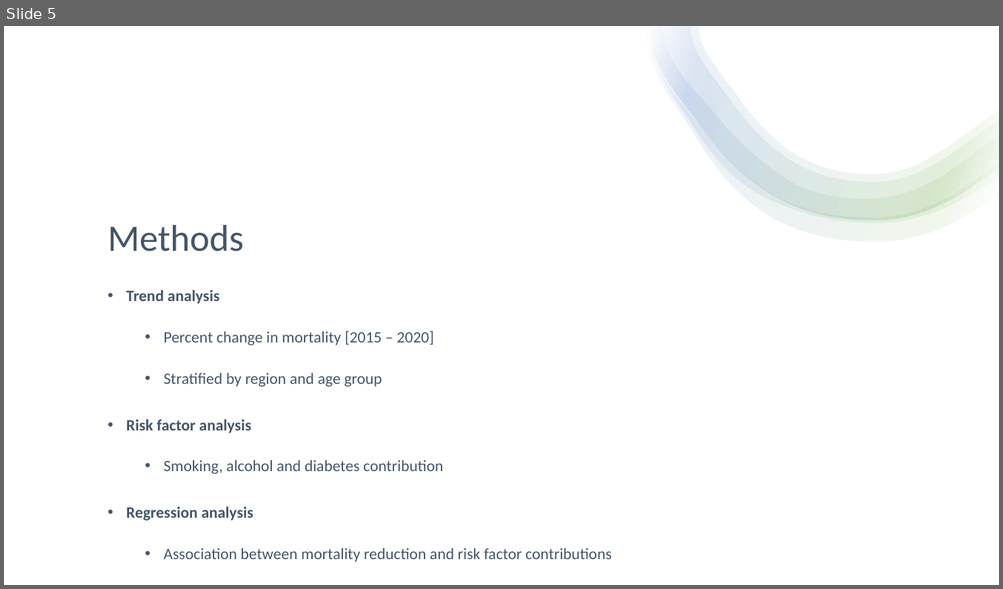
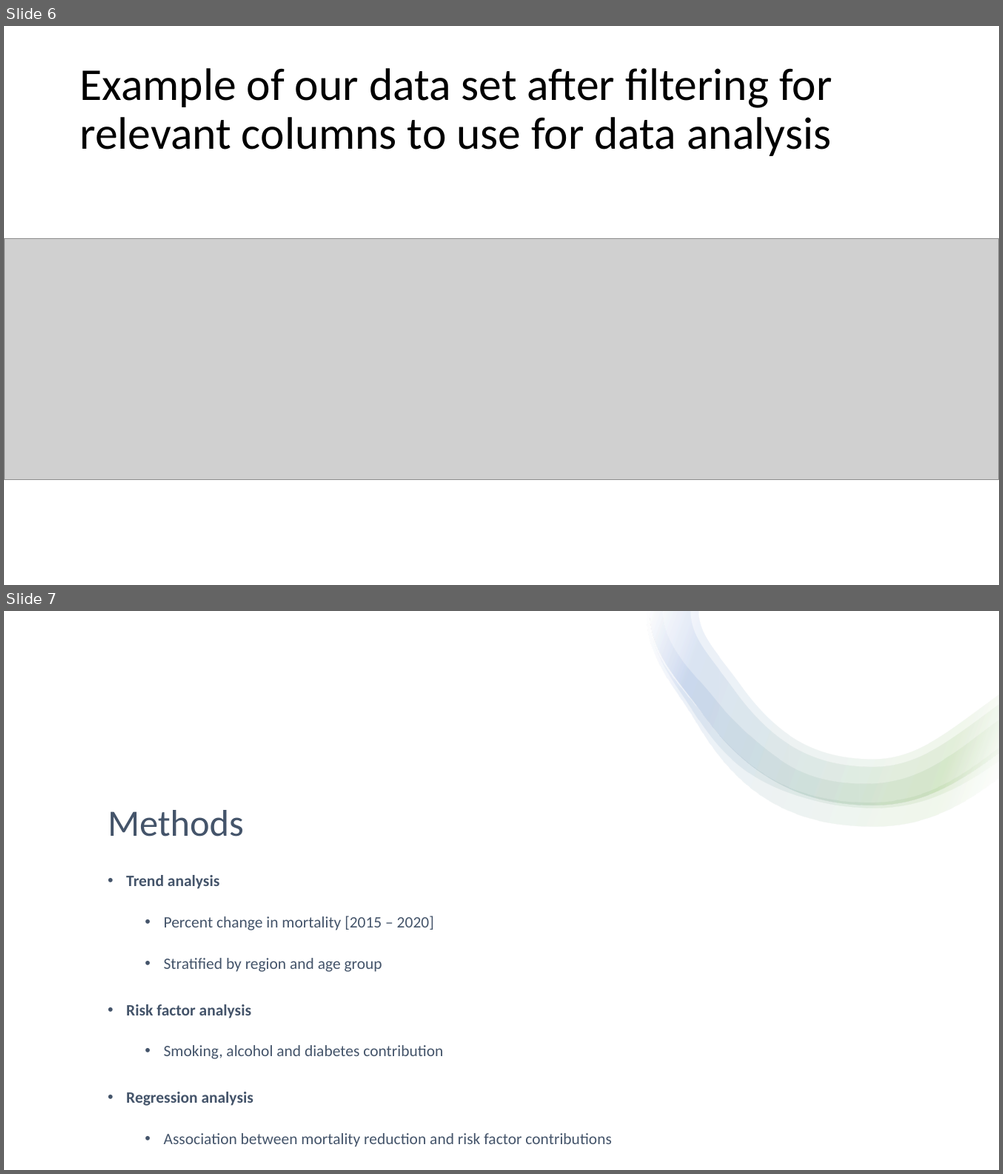
Before and after one commit to smwhikeh/HMS_520_Final_Project_TB, a slide deck: HMS_520_Final_Presentation_Whikehart_Naing.pptx. Shown one above the other, each under a label of ours: slide 5 before the commit, slides 6 and 7 after it. The pictures are 1003x589 and 1003x1174 pixels, drawn with LibreOffice and Linux fonts; fonts in the diff are those of the drawing; grey boxes stand for pictures. Boxes give left, top, right and bottom in pixels: in the first picture for what was removed or moved away, otherwise in the second. Text is boxed around its words. In the diff, an @@ line names an element or a change of style, - is before the commit and + after.

Commit message:
powerpoint

```diff
--- a/HMS_520_Final_Presentation_Whikehart_Naing.pptx
+++ b/HMS_520_Final_Presentation_Whikehart_Naing.pptx
@@ slide 6 added at (4, 26, 999, 585), background #FFFFFF @@
@@ title added at (79, 68, 831, 156), 44 pt, text #000000 @@
+Example of our data set after filtering for relevant columns to use for data analysis
@@ picture added at (4, 239, 999, 480) @@
@@ what was slide 5 is now slide 7 @@
```
Also in this commit, not shown: 3 slides changed, 4 other slides added, 1 slide removed.
